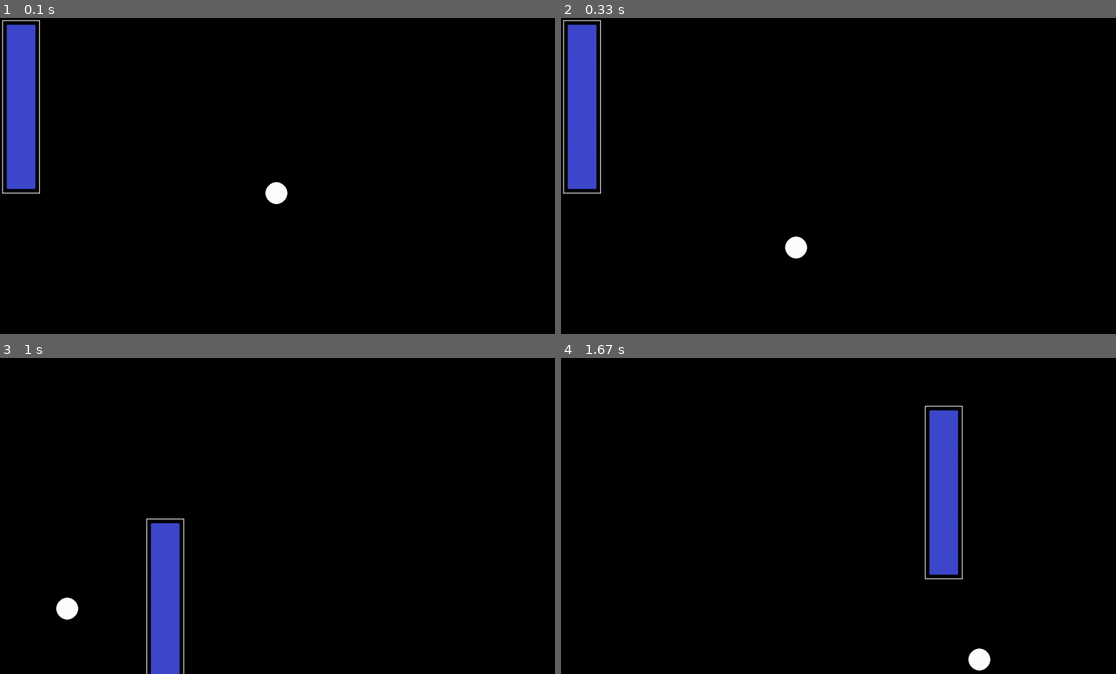
Above: before the commit, frames 1-4 (two rows, left to right).
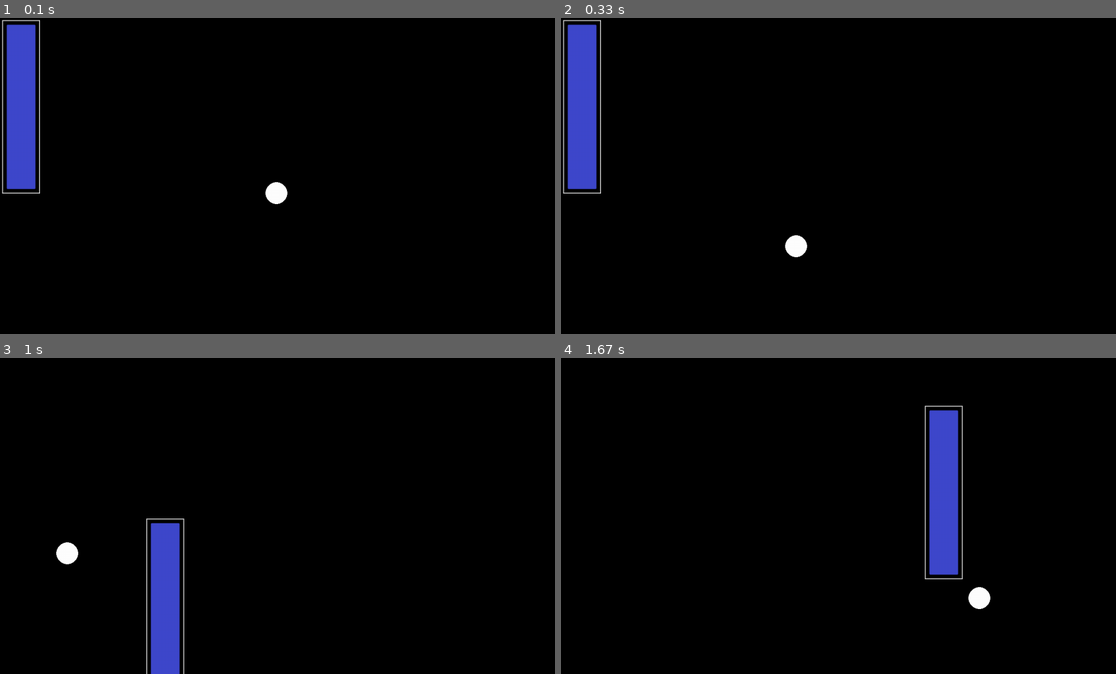
Above: after the commit, the same moments.

Repository: ErikoStrand/Realistic-Bounce-Pygame
Game: pygame game, started from main.py
Same seed, same stepped clock (60 frames per second), same inputs: the game is played once before the commit and once after it.
Inputs (mouse positions are in pixels of both pictures, inside the frame that each line leads up to):
- Up to frame 1 (0.1 s): no input
- Up to frame 2 (0.33 s): no input
- Up to frame 3 (1 s): move the mouse to (260, 528) at 0.37 s; move the mouse to (144, 519) at 0.87 s
- Up to frame 4 (1.67 s): move the mouse to (927, 405) at 1.2 s

Frame 1 is identical in both runs. In frame 2, less than 0.1% of the frame differs, in the area x 40-45%, y 68-77%; in frame 3, 0.4%, in the area x 10-15%, y 58-83%; in frame 4, 0.4%.

Commit message:
dwadadawd

Diff:
--- a/main.py
+++ b/main.py
@@ -35,7 +35,7 @@
             self.velocityX = 0
 
         if self.velocityY <= 0:
-            self.velocityY += self.fallspeed * dt * 1.7
+            self.velocityY += self.fallspeed * dt + (1 * 0.05)
         if self.velocityY >= 0:
             self.velocityY += self.fallspeed * dt
         self.rect.y = (self.rect.y) + self.velocityY
@@ -48,7 +48,9 @@
         pygame.draw.circle(self.display, (255, 255, 255), (self.rect.center), self.rect.width/2)
 
 while 1:
-    player_rect = board.get_rect(topleft=(pygame.mouse.get_pos()))
+    x, y = pygame.mouse.get_pos()
+    player_rect_left = board.get_rect(topleft=(x, y))
+    player_rect_right = board.get_rect(topleft=(x, y))
 
     dt = clock.tick(240) / 500
     for event in pygame.event.get():
@@ -63,8 +65,9 @@
         balls.draw()
 
     for balls in BALLS:
-        if pygame.Rect.colliderect(balls.rect, player_rect):
+        if pygame.Rect.colliderect(balls.rect, player_rect_left):
             balls.velocityX += 200
+            balls.velocityY -= 1
 
     # temp work around
     #DISPLAY.blit(pygame.transform.rotate(DISPLAY, 180), (0, 0))
